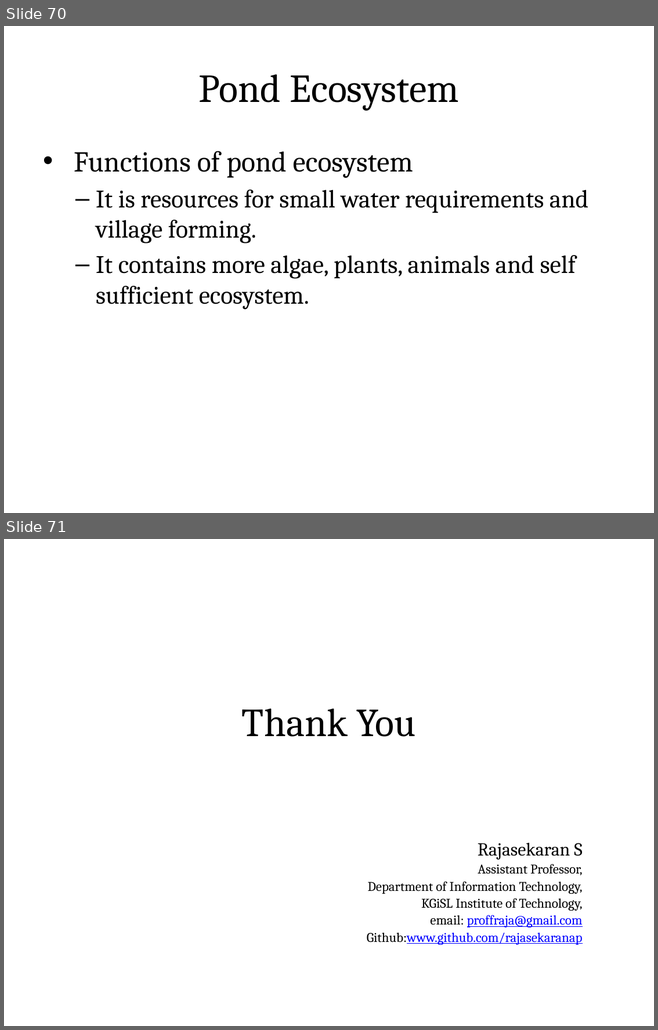
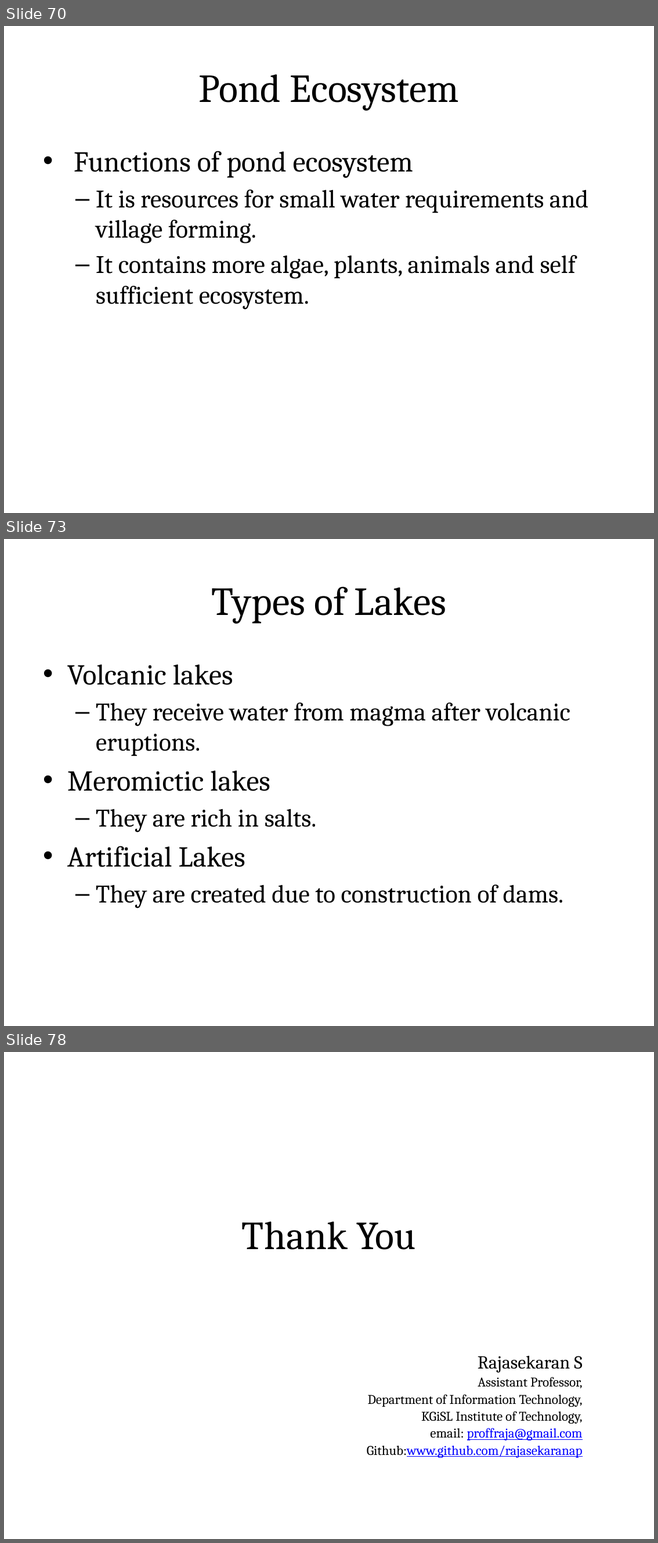
Before and after one commit to rajasekaran36/GE8291-Environmental-Science-and-Engineering, a slide deck: Slides/GE8291-U1.pptx. Shown one above the other, each under a label of ours: slides 70 and 71 before the commit, slides 70, 73 and 78 after it; the slides between them are not shown. The pictures are 658x1030 and 658x1543 pixels, drawn with LibreOffice and Linux fonts; fonts in the diff are those of the drawing. Boxes give left, top, right and bottom in pixels: in the first picture for what was removed or moved away, otherwise in the second. Text is boxed around its words. In the diff, an @@ line names an element or a change of style, - is before the commit and + after.

```diff
--- a/Slides/GE8291-U1.pptx
+++ b/Slides/GE8291-U1.pptx
@@ slide 73 added at (x1=4, y1=539, x2=654, y2=1026), background #FFFFFF @@
@@ title added at (x1=36, y1=559, x2=621, y2=640), fill gradient #DAFDA7 to #E4FCC2 to #F5FFE7, outline #98B955 0.75 pt, 44 pt, text #000000 @@
+Types of Lakes
@@ text added at (x1=67, y1=664, x2=570, y2=908), 28 pt, text #000000 @@
+• Volcanic lakes
+  – They receive water from magma after volcanic eruptions.
+• Meromictic lakes
+  – They are rich in salts.
+• Artificial Lakes
+  – They are created due to construction of dams.
@@ what was slide 71 is now slide 78 @@
```
Also in this commit, not shown: 6 other slides added.
